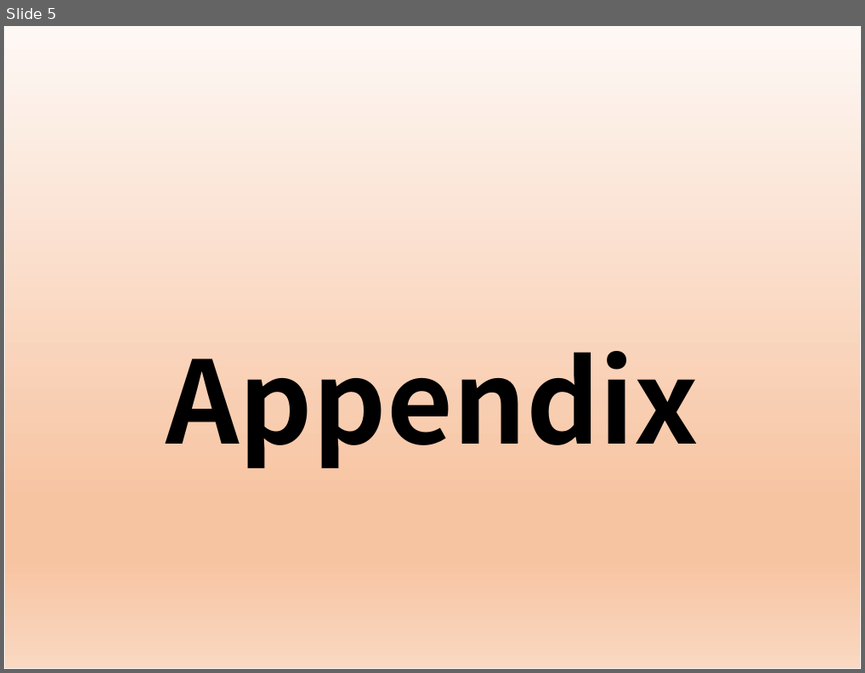
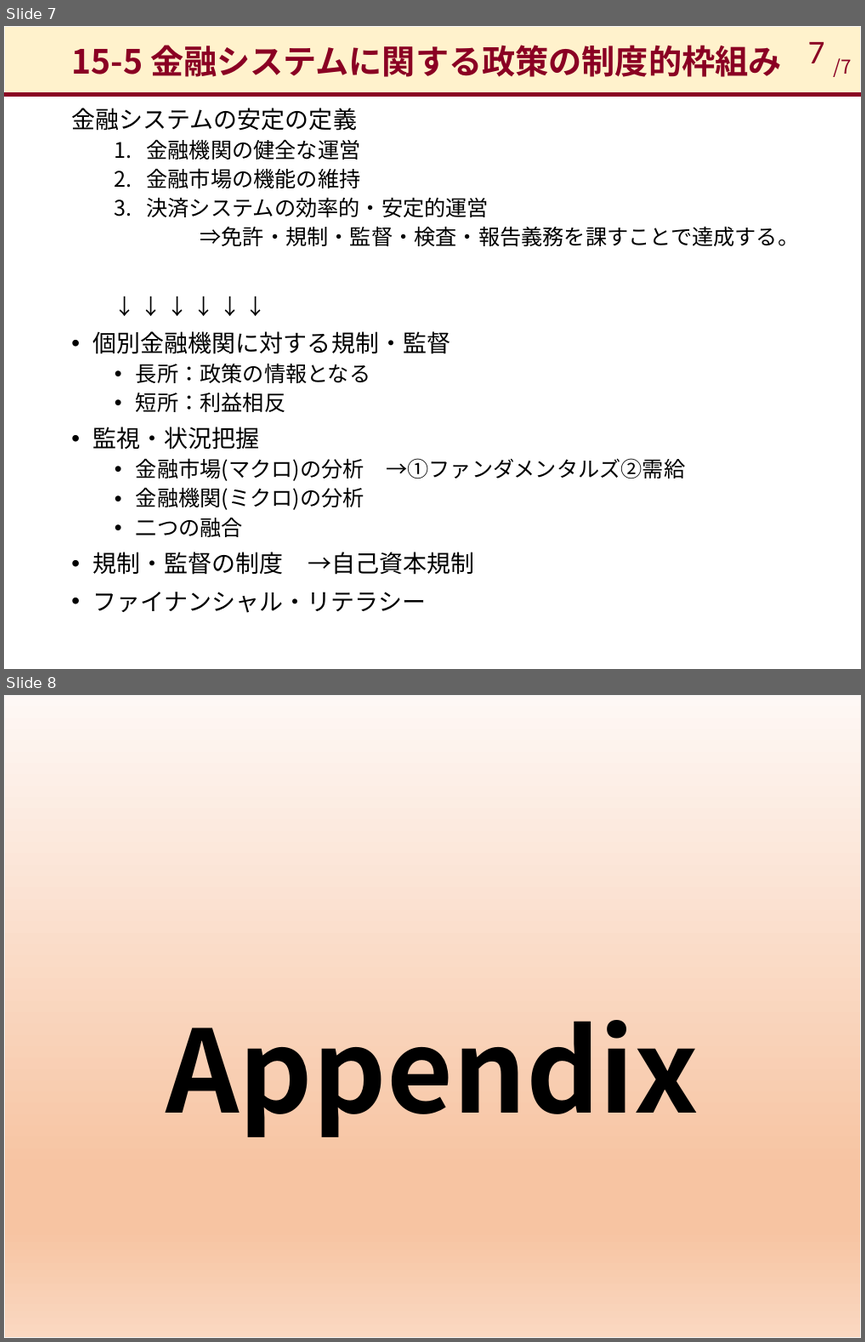
Before and after one commit to takashiikai1991/shirakawa, a slide deck: Sec_14.15/現代の金融政策_15.pptx. Shown one above the other, each under a label of ours: slide 5 before the commit, slides 7 and 8 after it. The pictures are 865x673 and 865x1342 pixels, drawn with LibreOffice and Linux fonts; fonts in the diff are those of the drawing. Boxes give left, top, right and bottom in pixels: in the first picture for what was removed or moved away, otherwise in the second. Text is boxed around its words. In the diff, an @@ line names an element or a change of style, - is before the commit and + after.

```diff
--- a/Sec_14.15/現代の金融政策_15.pptx
+++ b/Sec_14.15/現代の金融政策_15.pptx
@@ slide 7 added at box(4, 26, 861, 669), background #FFFFFF @@
@@ rectangle added at box(4, 26, 861, 94), fill #FFF2CC, outline #F2F2F2 1 pt @@
@@ title added at box(71, 45, 782, 77), 28 pt, text #8A0023, bold @@
+15-5 金融システムに関する政策の制度的枠組み
@@ text added at box(808, 42, 825, 63), 16 pt, text #8A0023 @@
+/7
@@ page number added at box(834, 58, 851, 77), 28 pt, text #8A0023 @@
+7
@@ line added from (4, 95) to (861, 95), #8A0023 3 pt @@
@@ text added at box(71, 108, 800, 612), 18 pt, text #000000 @@
+金融システムの安定の定義
+  1. 金融機関の健全な運営
+  2. 金融市場の機能の維持
+  3. 決済システムの効率的・安定的運営
+  ⇒免許・規制・監督・検査・報告義務を課すことで達成する。
+  ↓ ↓ ↓ ↓ ↓ ↓
+• 個別金融機関に対する規制・監督
+  • 長所：政策の情報となる
+  • 短所：利益相反
+• 監視・状況把握
+  • 金融市場(マクロ)の分析 →①ファンダメンタルズ②需給
+  • 金融機関(ミクロ)の分析
+  • 二つの融合
+• 規制・監督の制度 →自己資本規制
+• ファイナンシャル・リテラシー
@@ what was slide 5 is now slide 8 @@
```
Also in this commit, not shown: 4 slides changed, 2 other slides added, 1 other file.
